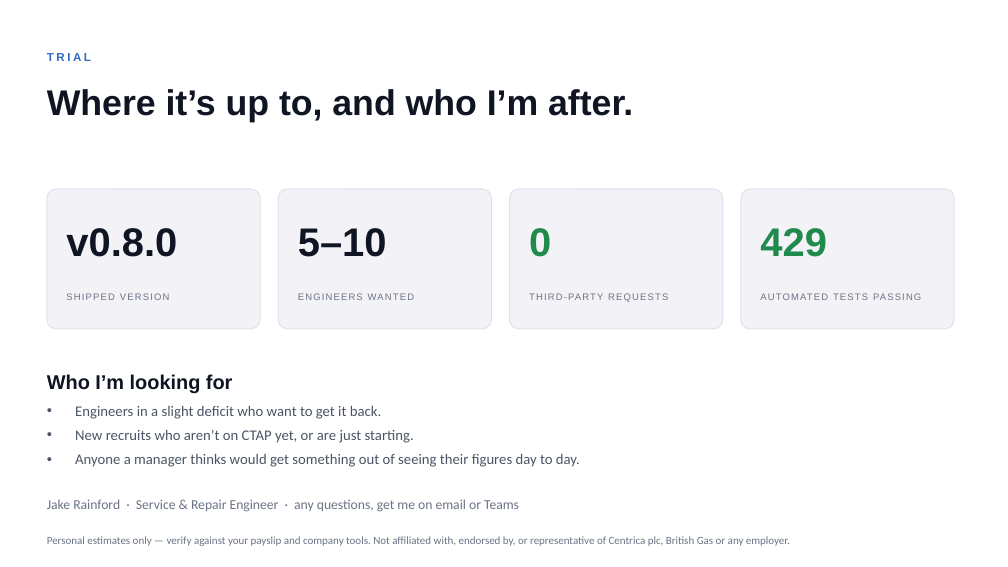
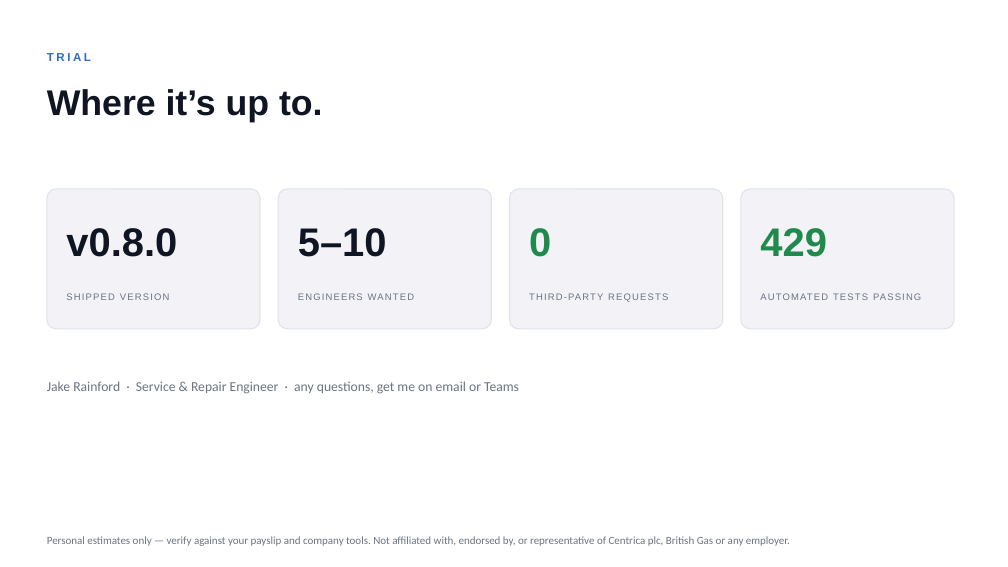
Before and after one commit to belacorg/CTAPTracker, a slide deck: slide 10 of docs/presentation/CTAP-Tracker.pptx. Drawn at 1008x567 pixels with LibreOffice and Linux fonts; fonts in the diff are those of the drawing. Boxes give left, top, right and bottom in pixels: in the first picture for what was removed or moved away, otherwise in the second. Text is boxed around its words. In the diff, an @@ line names an element or a change of style, - is before the commit and + after.

```diff
--- a/docs/presentation/CTAP-Tracker.pptx
+++ b/docs/presentation/CTAP-Tracker.pptx
@@ text at (x1=47, y1=89, x2=323, y2=122): text changed @@
-Where it’s up to, and who I’m after.
+Where it’s up to.
@@ text "Jake Rainford · Service & ..." moved from (x1=47, y1=499, x2=519, y2=512) to (x1=47, y1=381, x2=519, y2=394) @@
@@ text removed at (x1=47, y1=374, x2=233, y2=394) @@
-Who I’m looking for
@@ text removed at (x1=75, y1=406, x2=580, y2=467) @@
-• Engineers in a slight deficit who want to get it back.
-• New recruits who aren’t on CTAP yet, or are just starting.
-• Anyone a manager thinks would get something out of seeing their figures day to day.
```
